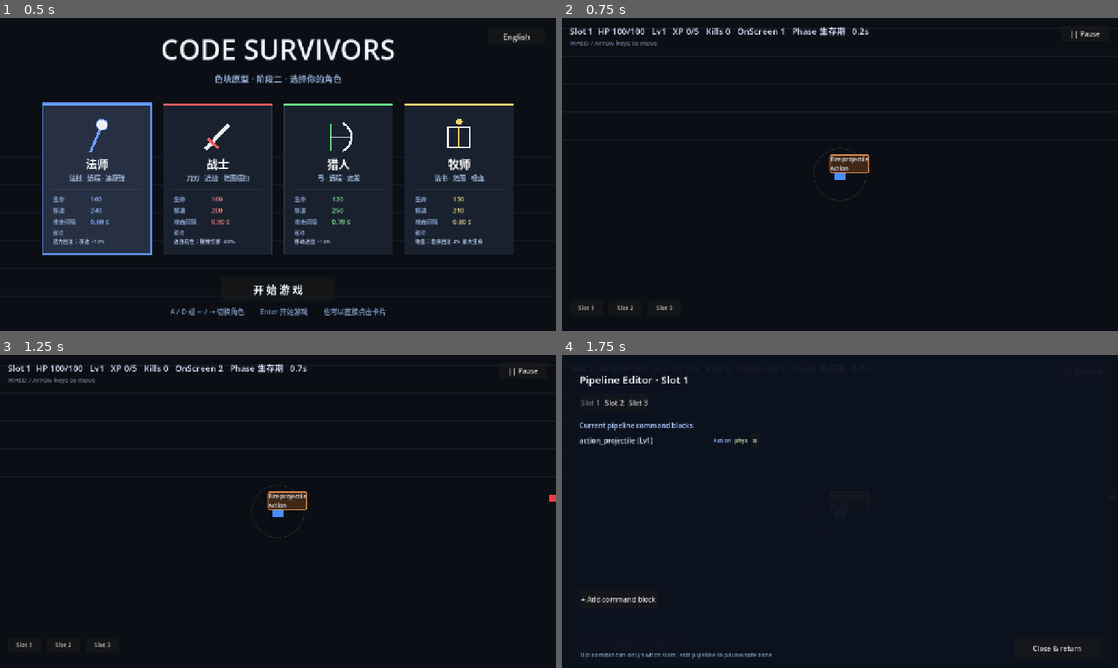
Above: before the commit, frames 1-4 (two rows, left to right).
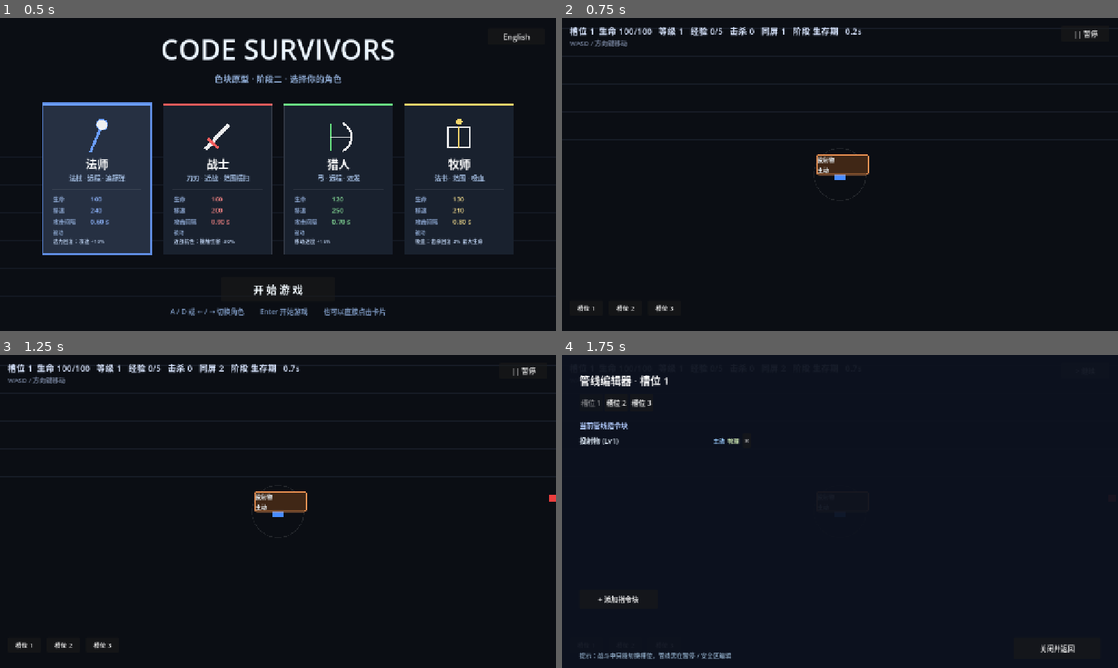
Above: after the commit, the same moments.

Repository: El-even1/code-survivors
Game: Godot game, scene res://scenes/start.tscn
The game is run twice, just before and just after one commit, with the same random seed, the same clock (stepped at 60 frames per second) and the same inputs.
Inputs:
- Up to frame 1 (0.5 s): no input
- Up to frame 2 (0.75 s): click "开 始 游 戏" at 0.5 s
- Up to frame 3 (1.25 s): no input
- Up to frame 4 (1.75 s): click "|| Pause" (after the commit: "|| 暂停") at 1.25 s

Frame 1 is identical in both runs. In frame 2, 1.7% of the frame differs, in the area x 1-97%, y 2-94%; in frame 3, 1.7%; in frame 4, 2.0%, in the area x 3-94%, y 6-98%.

Commit message:
feat: 战斗与管线 UI 多语言 — HUD/管线 HUD/编辑器/升级面板/阶段名全部跟随中英

Diff:
--- a/scripts/data/i18n.gd
+++ b/scripts/data/i18n.gd
@@ -1,13 +1,14 @@
 class_name I18n
 extends RefCounted
 
-## 轻量多语言表：目前覆盖开始页 / 选人界面（中 / 英）
-## 语言状态存在 GameStateData.language，按钮或 L 键切换
+## 轻量多语言表：开始页 / 选人界面 / 战斗 HUD / 管线 UI（中 / 英）
+## 语言状态存在 GameStateData.language，开始页按钮或 L 键切换
 
 const LANGS: Array[String] = ["zh", "en"]
 
 const UI := {
 	"zh": {
+		# 开始页 / 选人
 		"subtitle": "色块原型 · 阶段二 · 选择你的角色",
 		"start": "开 始 游 戏",
 		"hint": "A / D 或 ← / → 切换角色　　 Enter 开始游戏　　 也可以直接点击卡片",
@@ -16,8 +17,35 @@
 		"stat_cd": "攻击间隔",
 		"passive": "被动",
 		"lang_switch": "English",
-	},
-	"en": {
+		# 战斗 HUD
+		"hud_move": "WASD / 方向键移动",
+		"hud_slot": "槽位 %d",
+		"hud_hp": "生命",
+		"hud_lv": "等级",
+		"hud_xp": "经验",
+		"hud_kills": "击杀",
+		"hud_onscreen": "同屏",
+		"hud_phase": "阶段",
+		"hud_pause": "|| 暂停",
+		"hud_resume": "> 继续",
+		"hud_paused": "[暂停]",
+		"upgrade_title": "升级！选择一项",
+		"result_killed": "阵亡　击杀 %d",
+		"result_victory": "通关！击杀 %d",
+		"result_restart": "按 R 重新选择角色",
+		# 管线编辑器
+		"editor_title": "管线编辑器 · 槽位 %d",
+		"editor_current": "当前管线指令块",
+		"editor_add": "+ 添加指令块",
+		"editor_close": "关闭并返回",
+		"editor_tip": "提示：战斗中只能切换槽位，管线需在暂停 / 安全区编辑",
+		"editor_popup_title": "选择指令块模板",
+		"editor_popup_close": "关闭",
+		"editor_add_btn": "添加",
+		"editor_empty": "（空管线，点下面按钮添加指令块）",
+	},
+	"en": {
+		# Start / character select
 		"subtitle": "Color-block prototype · Stage II · Choose your character",
 		"start": "S T A R T",
 		"hint": "A / D or ← / → to switch　　Enter to start　　or click a card",
@@ -26,6 +54,32 @@
 		"stat_cd": "Interval",
 		"passive": "Passive",
 		"lang_switch": "中文",
+		# Battle HUD
+		"hud_move": "WASD / Arrow keys to move",
+		"hud_slot": "Slot %d",
+		"hud_hp": "HP",
+		"hud_lv": "Lv",
+		"hud_xp": "XP",
+		"hud_kills": "Kills",
+		"hud_onscreen": "OnScreen",
+		"hud_phase": "Phase",
+		"hud_pause": "|| Pause",
+		"hud_resume": "> Resume",
+		"hud_paused": "[Paused]",
+		"upgrade_title": "Upgrade! Choose one",
+		"result_killed": "Killed  Kills %d",
+		"result_victory": "VICTORY  Kills %d",
+		"result_restart": "Press R to choose character",
+		# Pipeline editor
+		"editor_title": "Pipeline Editor · Slot %d",
+		"editor_current": "Current pipeline command blocks",
+		"editor_add": "+ Add command block",
+		"editor_close": "Close & return",
+		"editor_tip": "Tip: combat can only switch slots; edit pipeline in pause/safe zone",
+		"editor_popup_title": "Select command block template",
+		"editor_popup_close": "Close",
+		"editor_add_btn": "Add",
+		"editor_empty": "(Empty pipeline — add a block below)",
 	},
 }
 
@@ -38,26 +92,146 @@
 	},
 	"en": {
 		"mage":    {"name": "Mage",    "weapon": "Staff", "tag": "Ranged · Homing",    "passive": "Mana Regen: +10% attack speed"},
-		"warrior": {"name": "Warrior", "weapon": "Blade", "tag": "Melee · Cleave",      "passive": "Melee Resist: -30% contact damage"},
+		"warrior": {"name": "Warrior", "weapon": "Blade", "tag": "Melee · Cleave",     "passive": "Melee Resist: -30% contact damage"},
 		"hunter":  {"name": "Hunter",  "weapon": "Bow",   "tag": "Ranged · Twin Shot", "passive": "Move +15%"},
 		"priest":  {"name": "Priest",  "weapon": "Tome",  "tag": "AoE · Lifesteal",    "passive": "Lifesteal: +2% max HP on kill"},
 	},
 }
 
-
-## 当前语言的 UI 文案
+## 指令块短名（管线 HUD / 编辑器显示）
+const BLOCKS := {
+	"zh": {
+		"action_projectile": "投射物",
+		"action_melee": "近战横扫",
+		"action_field": "能量场",
+		"action_aoe": "白圈 AoE",
+		"mod_penetrate": "穿透",
+		"mod_multi": "多重",
+		"mod_track": "追踪",
+		"mod_range": "范围",
+		"mod_cooldown": "攻速",
+		"mod_dot": "持续伤害",
+	},
+	"en": {
+		"action_projectile": "Projectile",
+		"action_melee": "Melee Cleave",
+		"action_field": "Energy Field",
+		"action_aoe": "White Circle AoE",
+		"mod_penetrate": "Pierce",
+		"mod_multi": "Multi-shot",
+		"mod_track": "Homing",
+		"mod_range": "Range",
+		"mod_cooldown": "Attack Speed",
+		"mod_dot": "Damage over Time",
+	},
+}
+
+## 指令块类别
+const KINDS := {
+	"zh": {"action": "主动", "modifier": "修饰"},
+	"en": {"action": "Action", "modifier": "Modifier"},
+}
+
+## 升级项名称
+const UPGRADES := {
+	"zh": {
+		"damage": "伤害 +25%",
+		"radius": "范围 +18%",
+		"cooldown": "攻速 +14%",
+		"move": "移速 +12%",
+		"magnet": "磁吸 +30%",
+		"vitality": "生命 +20%",
+	},
+	"en": {
+		"damage": "Damage +25%",
+		"radius": "Area +18%",
+		"cooldown": "Attack Speed +14%",
+		"move": "Move Speed +12%",
+		"magnet": "Magnet +30%",
+		"vitality": "Vitality +20%",
+	},
+}
+
+## 战斗阶段名
+const PHASES := {
+	"zh": {"survive": "生存期", "grow": "成长期", "pressure": "压力期", "limit": "极限期"},
+	"en": {"survive": "Survival", "grow": "Growth", "pressure": "Pressure", "limit": "Limit"},
+}
+
+## 指令块共鸣标签
+const TAGS := {
+	"zh": {
+		"phys": "物理",
+		"fire": "火",
+		"ice": "冰",
+		"elec": "电",
+		"toxin": "毒",
+		"light": "光",
+		"dark": "暗",
+	},
+	"en": {
+		"phys": "Physical",
+		"fire": "Fire",
+		"ice": "Ice",
+		"elec": "Electric",
+		"toxin": "Toxic",
+		"light": "Light",
+		"dark": "Dark",
+	},
+}
+
+
+## ---------- 取词 ----------
 static func ui(key: String) -> String:
-	var lang := _lang()
-	var table: Dictionary = UI.get(lang, UI["zh"])
+	var table: Dictionary = UI.get(_lang(), UI["zh"])
 	return String(table.get(key, key))
 
 
-## 当前语言的角色文案：name / weapon / tag / passive
 static func char_info(cid: String, key: String) -> String:
-	var lang := _lang()
-	var table: Dictionary = CHARS.get(lang, CHARS["zh"])
+	var table: Dictionary = CHARS.get(_lang(), CHARS["zh"])
 	var entry: Dictionary = table.get(cid, {})
 	return String(entry.get(key, ""))
+
+
+static func block_name(block_id: String) -> String:
+	var table: Dictionary = BLOCKS.get(_lang(), BLOCKS["zh"])
+	if table.has(block_id):
+		return String(table[block_id])
+	# 未知 id 兜底：模板英文描述，再兜底 id 本身
+	var tpl = CommandBlock.BLOCK_TEMPLATES.get(block_id)
+	if tpl != null:
+		return String(tpl.get("desc", block_id))
+	return block_id
+
+
+static func kind_label(kind: String) -> String:
+	var table: Dictionary = KINDS.get(_lang(), KINDS["zh"])
+	return String(table.get(kind, kind))
+
+
+static func upgrade_name(uid: String) -> String:
+	var table: Dictionary = UPGRADES.get(_lang(), UPGRADES["zh"])
+	return String(table.get(uid, uid))
+
+
+static func tag_label(tag: String) -> String:
+	if tag == "":
+		return "—"
+	var table: Dictionary = TAGS.get(_lang(), TAGS["zh"])
+	return String(table.get(tag, tag))
+
+
+## 按时间返回当前阶段名（本地化）
+static func phase_name(elapsed: float) -> String:
+	var key := "limit"
+	if elapsed < Tuning.PHASE_SURVIVE_END:
+		key = "survive"
+	elif elapsed < Tuning.PHASE_GROW_END:
+		key = "grow"
+	elif elapsed < Tuning.PHASE_PRESSURE_END:
+		key = "pressure"
+	var table: Dictionary = PHASES.get(_lang(), PHASES["zh"])
+	return String(table.get(key, key))
 
 
 static func _lang() -> String:
--- a/scripts/ui/pipeline_editor.gd
+++ b/scripts/ui/pipeline_editor.gd
@@ -60,7 +60,7 @@
 	add_child(slot_row)
 	for i in range(3):
 		var btn := Button.new()
-		btn.text = "Slot %d" % (i + 1)
+		btn.text = I18n.ui("hud_slot") % (i + 1)
 		btn.size = Vector2(120, 40)
 		btn.add_theme_font_size_override("font_size", FS_BTN)
 		btn.pressed.connect(_on_select_slot.bind(i))
@@ -71,7 +71,7 @@
 	var list_title := Label.new()
 	self.list_title = list_title
 	list_title.position = Vector2(40, 150)
-	list_title.text = "Current pipeline command blocks"
+	list_title.text = I18n.ui("editor_current")
 	list_title.add_theme_font_size_override("font_size", FS_LABEL)
 	list_title.add_theme_color_override("font_color", Color(0.7, 0.8, 1.0))
 	add_child(list_title)
@@ -83,7 +83,7 @@
 
 	## Add button
 	add_btn = Button.new()
-	add_btn.text = "+ Add command block"
+	add_btn.text = I18n.ui("editor_add")
 	add_btn.position = Vector2(40, 540)
 	add_btn.size = Vector2(180, 44)
 	add_btn.add_theme_font_size_override("font_size", FS_BTN)
@@ -92,7 +92,7 @@
 
 	## Close button
 	close_btn = Button.new()
-	close_btn.text = "Close & return"
+	close_btn.text = I18n.ui("editor_close")
 	close_btn.position = Vector2(Tuning.VIEW_W - 240, Tuning.VIEW_H - 70)
 	close_btn.size = Vector2(200, 50)
 	close_btn.add_theme_font_size_override("font_size", FS_BTN)
@@ -103,7 +103,7 @@
 	var hint := Label.new()
 	self.hint = hint
 	hint.position = Vector2(40, Tuning.VIEW_H - 40)
-	hint.text = "Tip: combat can only switch slots; edit pipeline in pause/safe zone"
+	hint.text = I18n.ui("editor_tip")
 	hint.add_theme_font_size_override("font_size", 14)
 	hint.add_theme_color_override("font_color", Color(0.5, 0.6, 0.7))
 	add_child(hint)
@@ -118,7 +118,7 @@
 
 	var popup_title := Label.new()
 	popup_title.position = Vector2(40, 40)
-	popup_title.text = "Select command block template"
+	popup_title.text = I18n.ui("editor_popup_title")
 	popup_title.add_theme_font_size_override("font_size", FS_TITLE)
 	popup_title.add_theme_color_override("font_color", Color(1, 1, 1))
 	template_popup.add_child(popup_title)
@@ -135,7 +135,7 @@
 	template_scroll.add_child(template_grid)
 
 	var close_popup := Button.new()
-	close_popup.text = "Close"
+	close_popup.text = I18n.ui("editor_popup_close")
 	close_popup.position = Vector2(Tuning.VIEW_W - 240, Tuning.VIEW_H - 70)
 	close_popup.size = Vector2(200, 50)
 	close_popup.add_theme_font_size_override("font_size", FS_BTN)
@@ -173,7 +173,7 @@
 func refresh_ui() -> void:
 	if not editor_shown:
 		return
-	title.text = "Pipeline Editor · Slot %d" % (editing_slot + 1)
+	title.text = I18n.ui("editor_title") % (editing_slot + 1)
 
 	## Update slot button states
 	for i in range(slot_buttons.size()):
@@ -195,24 +195,20 @@
 		row.add_theme_constant_override("separation", 8)
 
 		var name_lbl := Label.new()
-		name_lbl.text = "%s (Lv%d)" % [block.id, block.level]
+		name_lbl.text = "%s (Lv%d)" % [I18n.block_name(block.id), block.level]
 		name_lbl.add_theme_font_size_override("font_size", FS_LABEL)
 		name_lbl.add_theme_color_override("font_color", Color(0.9, 0.95, 1.0))
 		name_lbl.custom_minimum_size = Vector2(300, 0)
 		row.add_child(name_lbl)
 
 		var kind_lbl := Label.new()
-		var kind_map := {
-			CommandBlock.KIND_ACTION: "Action",
-			CommandBlock.KIND_MODIFIER: "Modifier",
-		}
-		kind_lbl.text = kind_map.get(block.kind, "?")
+		kind_lbl.text = I18n.kind_label(block.kind)
 		kind_lbl.add_theme_font_size_override("font_size", 13)
 		kind_lbl.add_theme_color_override("font_color", Color(0.6, 0.8, 1.0))
 		row.add_child(kind_lbl)
 
 		var tag_lbl := Label.new()
-		tag_lbl.text = block.tag if block.tag != "" else "—"
+		tag_lbl.text = I18n.tag_label(block.tag)
 		tag_lbl.add_theme_font_size_override("font_size", 13)
 		tag_lbl.add_theme_color_override("font_color", Color(0.8, 0.9, 0.7))
 		row.add_child(tag_lbl)
@@ -249,21 +245,19 @@
 	keys.sort()
 
 	for key in keys:
-		var tpl: Dictionary = templates[key]
 		var row := HBoxContainer.new()
 		row.size = Vector2(460, 40)
 		row.add_theme_constant_override("separation", 8)
 
 		var name_lbl := Label.new()
-		var desc: String = tpl.get("desc", key)
-		name_lbl.text = "%s · %s" % [desc, key]
+		name_lbl.text = I18n.block_name(key)
 		name_lbl.add_theme_font_size_override("font_size", FS_LABEL)
 		name_lbl.add_theme_color_override("font_color", Color(0.9, 0.95, 1.0))
 		name_lbl.custom_minimum_size = Vector2(320, 0)
 		row.add_child(name_lbl)
 
 		var add_tpl_btn := Button.new()
-		add_tpl_btn.text = "Add"
+		add_tpl_btn.text = I18n.ui("editor_add_btn")
 		add_tpl_btn.size = Vector2(80, 36)
 		add_tpl_btn.add_theme_font_size_override("font_size", 14)
 		add_tpl_btn.pressed.connect(_on_add_template.bind(key))
--- a/scripts/ui/pipeline_hud.gd
+++ b/scripts/ui/pipeline_hud.gd
@@ -6,7 +6,7 @@
 
 var sim: ProtoSim
 
-const NODE_W := 90.0
+const NODE_W := 120.0
 const NODE_H := 32.0
 const GAP := 18.0
 const PAD := 14.0
@@ -136,16 +136,9 @@
 
 
 func _kind_label(kind: String) -> String:
-	if kind == CommandBlock.KIND_ACTION:
-		return "Action"
-	elif kind == CommandBlock.KIND_MODIFIER:
-		return "Modifier"
-	return "?"
+	return I18n.kind_label(kind)
 
 
-## "action_aoe" → "White Circle AoE", look up template desc
+## "action_aoe" → 当前语言的短名（中文「白圈 AoE」/ 英文 "White Circle AoE"）
 func _short_name(block_id: String) -> String:
-	var tpl = CommandBlock.BLOCK_TEMPLATES.get(block_id)
-	if tpl != null:
-		return String(tpl.get("desc", block_id))
-	return block_id
+	return I18n.block_name(block_id)
--- a/scripts/ui/proto_view.gd
+++ b/scripts/ui/proto_view.gd
@@ -65,7 +65,7 @@
 	layer.add_child(stat_label)
 
 	var hint := Label.new()
-	hint.text = "WASD / Arrow keys to move"
+	hint.text = I18n.ui("hud_move")
 	hint.position = Vector2(18, 46)
 	hint.add_theme_font_size_override("font_size", 15)
 	hint.add_theme_color_override("font_color", Color(0.45, 0.5, 0.6))
@@ -89,7 +89,7 @@
 	upgrade_panel.add_child(dim)
 
 	var title := Label.new()
-	title.text = "Upgrade! Choose one"
+	title.text = I18n.ui("upgrade_title")
 	title.position = Vector2(Tuning.VIEW_W * 0.5 - 90, 210)
 	title.add_theme_font_size_override("font_size", 34)
 	title.add_theme_color_override("font_color", Color(1, 1, 1))
@@ -108,7 +108,7 @@
 
 	# Pause button (top-right, must be on CanvasLayer to follow screen)
 	pause_btn = Button.new()
-	pause_btn.text = "|| Pause"
+	pause_btn.text = I18n.ui("hud_pause")
 	pause_btn.position = Vector2(Tuning.VIEW_W - 130, 18)
 	pause_btn.size = Vector2(110, 36)
 	pause_btn.add_theme_font_size_override("font_size", 16)
@@ -119,7 +119,7 @@
 	var slot_y := Tuning.VIEW_H - 70
 	for i in range(3):
 		var btn := Button.new()
-		btn.text = "Slot %d" % (i + 1)
+		btn.text = I18n.ui("hud_slot") % (i + 1)
 		btn.position = Vector2(18 + i * 90, slot_y)
 		btn.size = Vector2(76, 34)
 		btn.add_theme_font_size_override("font_size", 14)
@@ -143,17 +143,17 @@
 func _toggle_pause() -> void:
 	is_paused = not is_paused
 	if is_paused:
-		pause_btn.text = "> Resume"
+		pause_btn.text = I18n.ui("hud_resume")
 		pipeline_editor.show_editor(sim.get_active_slot())
 	else:
-		pause_btn.text = "|| Pause"
+		pause_btn.text = I18n.ui("hud_pause")
 		pipeline_editor.hide_editor()
 
 
 ## Edit button clicked in editor resumes
 func resume_from_editor() -> void:
 	is_paused = false
-	pause_btn.text = "|| Pause"
+	pause_btn.text = I18n.ui("hud_pause")
 	pipeline_editor.hide_editor()
 
 
@@ -196,11 +196,11 @@
 			pass
 		elif not sim.alive:
 			result_label.visible = true
-			result_label.text = "Killed  Kills %d\n按 R 重新选择角色" % sim.kills
+			result_label.text = (I18n.ui("result_killed") % sim.kills) + "\n" + I18n.ui("result_restart")
 		elif sim.level_sim.is_victory:
 			result_label.visible = true
 			result_label.add_theme_color_override("font_color", Color(0.55, 1.0, 0.65))
-			result_label.text = "VICTORY  Kills %d\n按 R 重新选择角色" % sim.kills
+			result_label.text = (I18n.ui("result_victory") % sim.kills) + "\n" + I18n.ui("result_restart")
 
 	# AoE pulse decay
 	if pulse_t >= 0.0:
@@ -244,14 +244,18 @@
 
 
 func _update_stat() -> void:
-	var slot_tag := "Slot %d" % (sim.get_active_slot() + 1)
+	var slot_tag := I18n.ui("hud_slot") % (sim.get_active_slot() + 1)
 	if is_paused:
-		slot_tag += " [Pause]"
-	stat_label.text = "%s  HP %d/%d   Lv%d   XP %d/%d   Kills %d   OnScreen %d   Phase %s   %.1fs" % [
+		slot_tag += " " + I18n.ui("hud_paused")
+	stat_label.text = "%s  %s %d/%d   %s %d   %s %d/%d   %s %d   %s %d   %s %s   %.1fs" % [
 		slot_tag,
-		int(sim.player_hp), int(sim.player_max_hp),
-		sim.level, int(sim.xp), int(sim.xp_to_next),
-		sim.kills, sim.enemy_pos.size(), ProtoLogic.phase_name(sim.elapsed), sim.elapsed
+		I18n.ui("hud_hp"), int(sim.player_hp), int(sim.player_max_hp),
+		I18n.ui("hud_lv"), sim.level,
+		I18n.ui("hud_xp"), int(sim.xp), int(sim.xp_to_next),
+		I18n.ui("hud_kills"), sim.kills,
+		I18n.ui("hud_onscreen"), sim.enemy_pos.size(),
+		I18n.ui("hud_phase"), I18n.phase_name(sim.elapsed),
+		sim.elapsed
 	]
 
 
@@ -271,7 +275,7 @@
 			var info: Dictionary = ProtoLogic.Tuning_UPGRADES[id]
 			var lv: int = int(sim.owned.get(id, 0))
 			var maxlv: int = int(info["max_level"])
-			btn.text = "%s\nLv %d -> %d" % [info["name"], lv, lv + 1]
+			btn.text = "%s\nLv %d -> %d" % [I18n.upgrade_name(id), lv, lv + 1]
 			btn.disabled = false
 			btn.visible = true
 		else:
--- a/tests/screenshot.gd
+++ b/tests/screenshot.gd
@@ -1,7 +1,9 @@
 extends SceneTree
 
-## 阶段二截图：跑 main.tscn 若干帧，关掉管线编辑/暂停后抓 viewport 存 PNG。
-## 用法：godot --path . --script tests/screenshot.gd -- --char=warrior
+## 阶段二截图：跑 main.tscn 若干帧后抓 viewport 存 PNG。
+## 用法：
+##   godot --path . --script tests/screenshot.gd -- --char=warrior --lang=zh
+##   godot --path . --script tests/screenshot.gd -- --char=warrior --lang=zh --editor
 
 const OUT_DIR := "res://screenshots"
 
@@ -13,10 +15,14 @@
 func _run() -> void:
 	DirAccess.make_dir_recursive_absolute(ProjectSettings.globalize_path(OUT_DIR))
 
-	# 可选角色参数：-- --char=mage|warrior|hunter|priest
+	var want_editor := false
 	for arg in OS.get_cmdline_user_args():
 		if arg.begins_with("--char="):
 			GameStateData.selected_char = arg.substr(7)
+		elif arg.begins_with("--lang="):
+			GameStateData.language = arg.substr(7)
+		elif arg == "--editor":
+			want_editor = true
 
 	var scene: PackedScene = load("res://scenes/main.tscn")
 	if scene == null:
@@ -26,7 +32,6 @@
 	var inst := scene.instantiate()
 	root.add_child(inst)
 
-	# 把可能打开的管线编辑器关掉，恢复战斗（main.tscn 根节点挂了 proto_view.gd）
 	if inst.has_method("resume_from_editor"):
 		inst.resume_from_editor()
 
@@ -41,19 +46,28 @@
 		inst.sim.enemy_hp.append(2000.0)
 		inst.sim.enemy_id.append(9000 + i)
 
-	# 等到攻击瞬间再抓图，确保武器特效（战士横扫扇形等）出现在画面里
-	var got_flash := false
-	for i in range(240):
-		await process_frame
-		if inst.sim.attack_flash > 0.10:
-			got_flash = true
-			break
-	if not got_flash:
-		push_warning("未捕捉到攻击瞬间，仍保存当前帧")
+	var suffix := "%s_%s" % [GameStateData.selected_char, GameStateData.language]
+
+	if want_editor:
+		# 打开管线编辑器（暂停态）验证编辑器 UI 文案
+		inst._toggle_pause()
+		for i in range(10):
+			await process_frame
+		suffix += "_editor"
+	else:
+		# 等到攻击瞬间再抓图，确保武器特效出现在画面里
+		var got_flash := false
+		for i in range(240):
+			await process_frame
+			if inst.sim.attack_flash > 0.10:
+				got_flash = true
+				break
+		if not got_flash:
+			push_warning("未捕捉到攻击瞬间，仍保存当前帧")
 
 	await RenderingServer.frame_post_draw
 	var img := root.get_texture().get_image()
-	var path := OUT_DIR + "/stage2_battle_%s.png" % GameStateData.selected_char
+	var path := OUT_DIR + "/stage2_battle_%s.png" % suffix
 	var err := img.save_png(ProjectSettings.globalize_path(path))
 	if err != OK:
 		push_error("截图保存失败: %d" % err)
--- a/tests/test_start_flow.gd
+++ b/tests/test_start_flow.gd
@@ -59,8 +59,19 @@
 	check(I18n.ui("lang_switch") == "中文", "英文界面显示中文切换按钮")
 	check(I18n.char_info("mage", "name") == "Mage", "英文角色名")
 	check(I18n.char_info("warrior", "passive").begins_with("Melee Resist"), "英文被动文案")
+	# 管线 / 战斗 HUD 文案也要跟随语言
+	check(I18n.ui("hud_pause") == "|| Pause", "英文暂停按钮")
+	check(I18n.block_name("action_melee") == "Melee Cleave", "英文指令块名")
+	check(I18n.kind_label("action") == "Action", "英文类别名")
+	check(I18n.upgrade_name("damage") == "Damage +25%", "英文升级名")
+	check(I18n.phase_name(10.0) == "Survival", "英文阶段名")
 	start_view.toggle_language()
 	check(GameStateData.language == "zh", "再切换回中文")
+	check(I18n.ui("hud_pause") == "|| 暂停", "中文暂停按钮")
+	check(I18n.block_name("action_melee") == "近战横扫", "中文指令块名")
+	check(I18n.kind_label("action") == "主动", "中文类别名")
+	check(I18n.upgrade_name("damage") == "伤害 +25%", "中文升级名")
+	check(I18n.phase_name(10.0) == "生存期", "中文阶段名")
 	start_view.set_language("xx")
 	check(GameStateData.language == "zh", "非法语言值被忽略")
 
Binary file removed: screenshots/stage2_battle_mage.png
Binary file added: screenshots/stage2_battle_mage_zh.png
Binary file removed: screenshots/stage2_battle_warrior.png
Binary file added: screenshots/stage2_battle_warrior_en.png
Binary file added: screenshots/stage2_battle_warrior_zh.png
Binary file added: screenshots/stage2_battle_warrior_zh_editor.png
